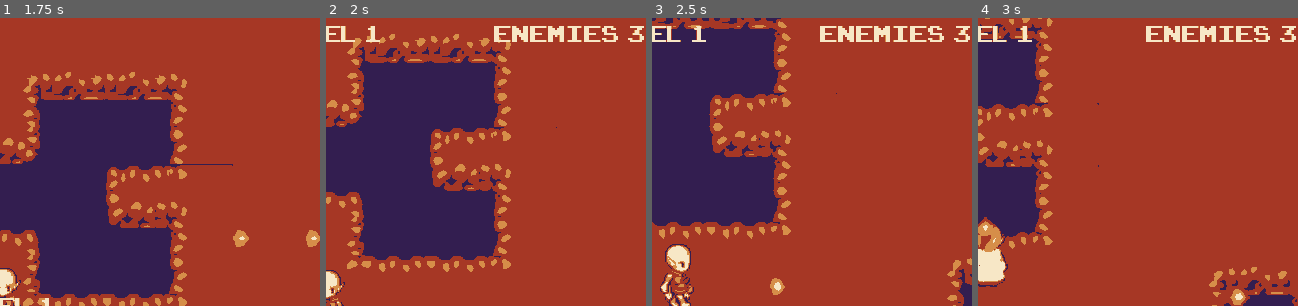
Above: before the commit, frames 1-4 (left to right).
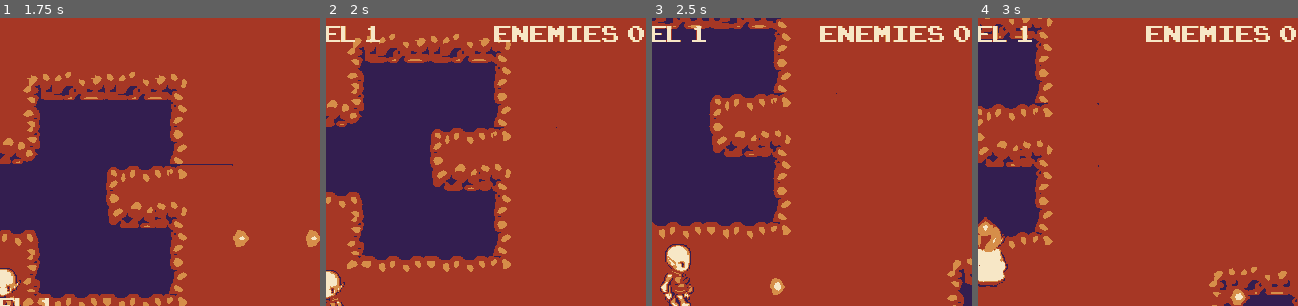
Above: after the commit, the same moments.

Repository: Mithul/GBJAM7
Game: Godot game, scene res://Main.tscn
Same seed, same stepped clock (60 frames per second), same inputs: the game is played once before the commit and once after it.
Inputs:
- Up to frame 1 (1.75 s): tap Enter at 0.5 s; hold Right (ui_right) 0.53-1.28 s; tap Space (ui_select) at 0.6, 0.77, 1.07, 1.35, 1.52 s; hold Down (ui_down) from 1.28 s (still down)
- Up to frame 2 (2 s): keep holding Down (ui_down); tap Space (ui_select) at 1.82 s
- Up to frame 3 (2.5 s): release Down (ui_down) at 2.03 s; hold Right (ui_right) from 2.03 s (still down); tap Space (ui_select) at 2.1 s
- Up to frame 4 (3 s): release Right (ui_right) at 2.78 s; hold Up (ui_up) from 2.78 s (still down); tap Space (ui_select) at 2.85 s
The pictures show only the part of the screen within x 50-100%, y 0-50%; the shares and areas given below are measured in that part.

Frame 1 is identical in both runs. In frame 2, 0.2% of the frame differs, in the area x 94-100%, y 2-9%; in frame 3, 0.2%; in frame 4, 0.2%.
Error after the commit: Invalid set index 'score' (on base: 'KinematicBody2D (Enemy.gd)') with value of type 'int'. (res://Stage.gd:30)

Commit message:
Added score system. Fix #21

Diff:
--- a/Enemy.gd
+++ b/Enemy.gd
@@ -11,6 +11,8 @@
 var hit_entities : Array
 
 var type = constants.ENEMY
+
+export var points = 20
 
 # Called when the node enters the scene tree for the first time.
 func _ready():
@@ -32,7 +34,7 @@
 func die():
 	if $AnimatedSprite.animation != 'Death':
 		$AnimatedSprite.play("Death")
-		emit_signal("on_death")
+		emit_signal("on_death", self)
 
 func incur_damage(damage):
 	if health < 0:
--- a/Enemy.tscn
+++ b/Enemy.tscn
@@ -86,6 +86,7 @@
 position = Vector2( -0.414629, -7.97007 )
 frames = SubResource( 1 )
 animation = "Idle"
+frame = 1
 playing = true
 
 [node name="CollisionShape2D" type="CollisionShape2D" parent="."]
--- a/Stage.gd
+++ b/Stage.gd
@@ -27,6 +27,7 @@
 			if randf() < 0.01*level/2:
 				var new_enemy = enemy.instance()
 				new_enemy.max_health = level*100/4
+				new_enemy.score = level*20
 				new_enemy.connect("on_death", self, "_on_enemy_died")
 				new_enemy.global_position = cell_glob_pos + Vector2(8, 8)
 				add_child(new_enemy)
@@ -42,9 +43,10 @@
 	init()
 
 
-func _on_enemy_died():
+func _on_enemy_died(enemy):
 	num_enemies -= 1
 	emit_signal("remaining_enemies_update", num_enemies)
+	$Player.update_score(enemy.points)
 	print("ENEMY", num_enemies)
 	if num_enemies == 0:
 		level += 1
